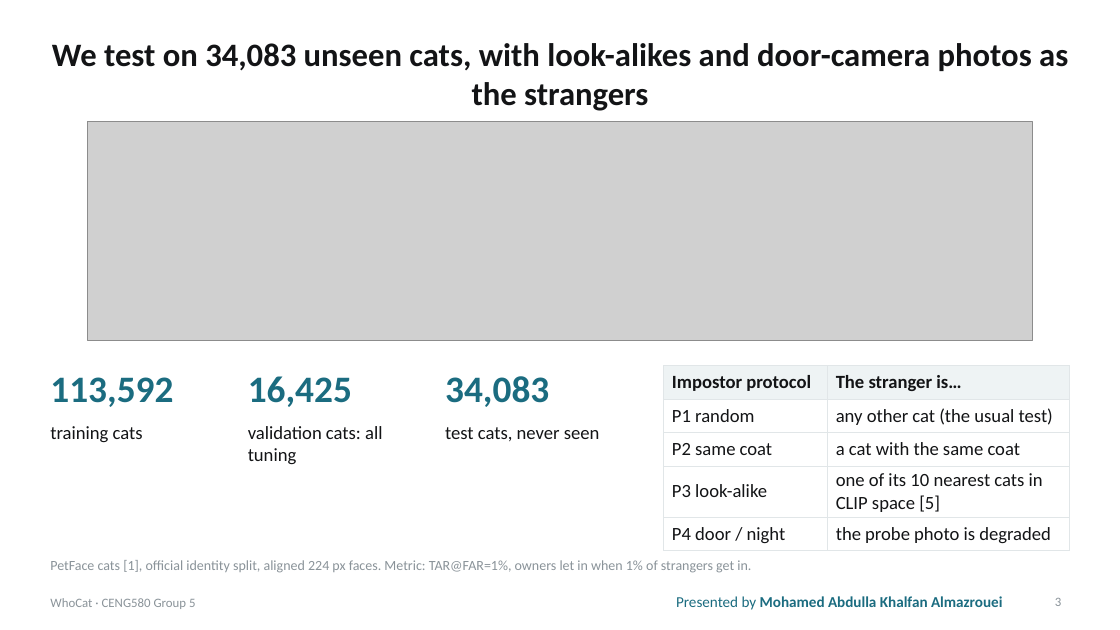
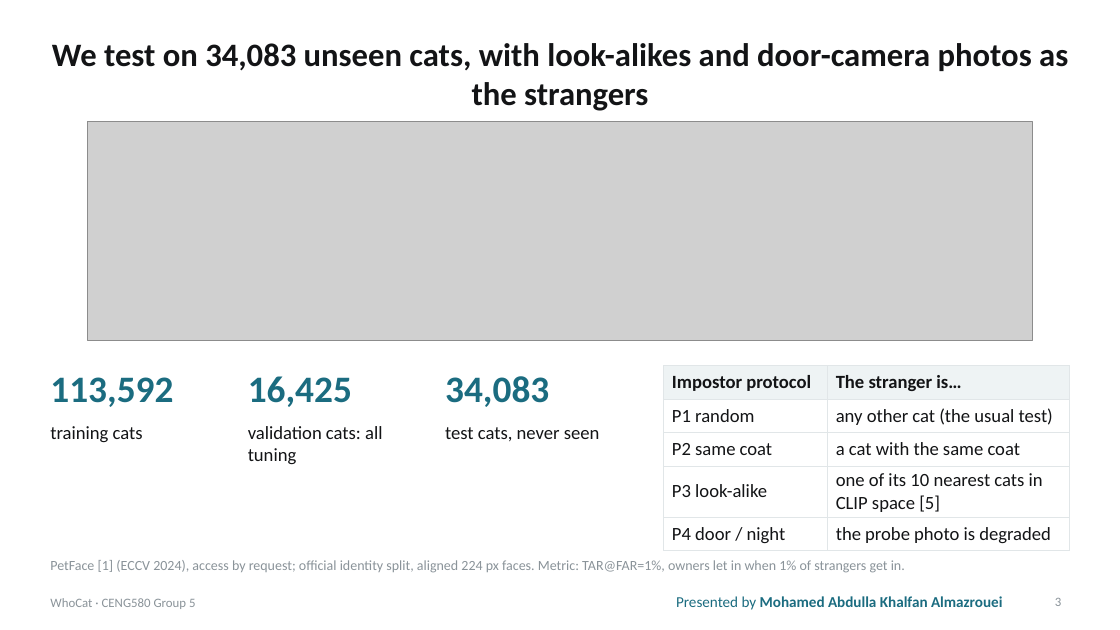
Before and after one commit to mustafanfj/WhoCat, a slide deck: slide 3 of paper/WhoCat_CENG580_Presentation.pptx. Drawn at 1120x630 pixels with LibreOffice and Linux fonts; fonts in the diff are those of the drawing; grey boxes stand for pictures. Boxes give left, top, right and bottom in pixels: in the first picture for what was removed or moved away, otherwise in the second. Text is boxed around its words. In the diff, an @@ line names an element or a change of style, - is before the commit and + after.

```diff
--- a/paper/WhoCat_CENG580_Presentation.pptx
+++ b/paper/WhoCat_CENG580_Presentation.pptx
@@ text at (50,560,905,573): text changed @@
-PetFace cats [1], official identity split, aligned 224 px faces. Metric: TAR@FAR=1%, owners let in when 1% of strangers get in.
+PetFace [1] (ECCV 2024), access by request; official identity split, aligned 224 px faces. Metric: TAR@FAR=1%, owners let in when 1% of strangers get in.
```
Also in this commit, not shown: 2 other slides changed.
